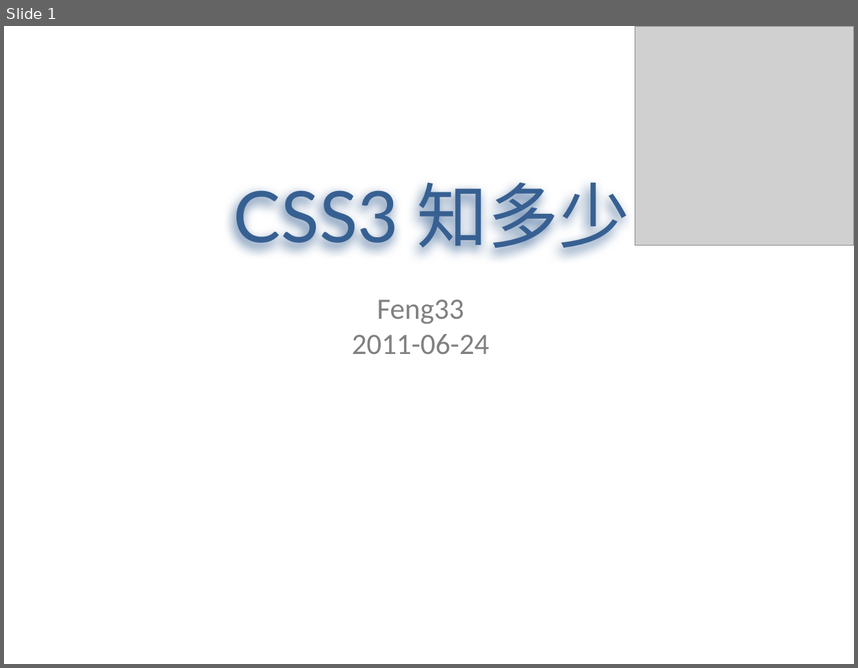
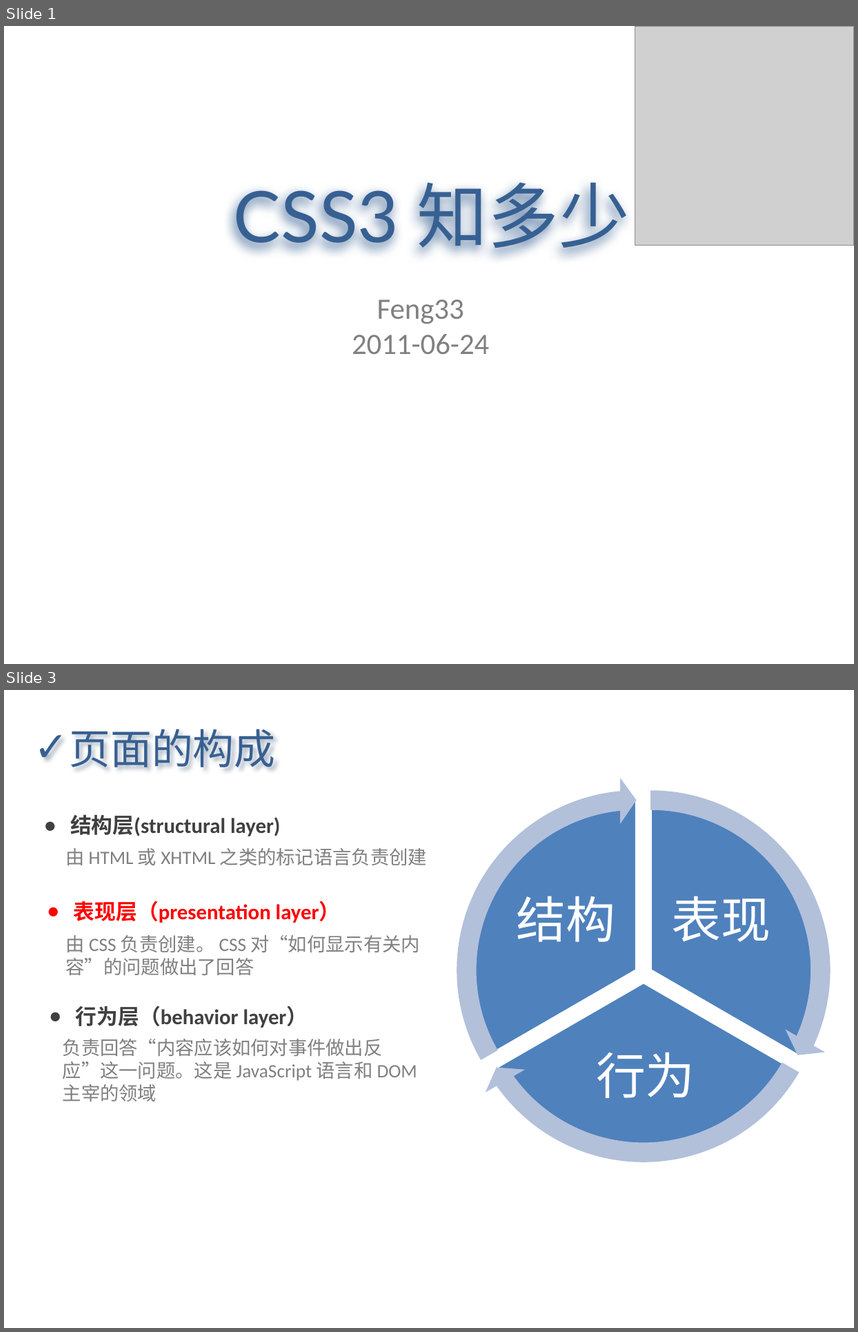
Before and after one commit to Letractively/feng33, a slide deck: ppt/css3知多少2011-06-23.pptx. Shown one above the other, each under a label of ours: slide 1 before the commit, slides 1 and 3 after it; the slides between them are not shown. The pictures are 858x668 and 858x1332 pixels, drawn with LibreOffice and Linux fonts; fonts in the diff are those of the drawing; grey boxes stand for pictures. Boxes give left, top, right and bottom in pixels: in the first picture for what was removed or moved away, otherwise in the second. Text is boxed around its words. In the diff, an @@ line names an element or a change of style, - is before the commit and + after.

```diff
--- a/ppt/css3知多少2011-06-23.pptx
+++ b/ppt/css3知多少2011-06-23.pptx
@@ slide 3 added at <box>4,690,854,1328</box>, background #FFFFFF @@
@@ text added at <box>69,729,276,767</box>, 35 pt, text #376092 @@
+✓ 页面的构成
@@ group added at <box>444,778,843,1174</box>: 3 pie slice (boxed as its full ellipse)s, 3 texts, 3 circular arrows @@
+表现
+行为
+结构
@@ text added at <box>70,815,280,836</box>, 18 pt, text #404040, bold @@
+● 结构层(structural layer)
@@ text added at <box>65,848,427,865</box>, 16 pt, text #808080 @@
+由 HTML 或 XHTML 之类的标记语言负责创建
@@ text added at <box>74,900,341,923</box>, 18 pt, text #FF0000, bold @@
+● 表现层（presentation layer）
@@ text added at <box>66,935,420,975</box>, 16 pt, text #808080 @@
+由 CSS 负责创建。 CSS 对“如何显示有关内容”的问题做出了回答
@@ text added at <box>76,1005,308,1027</box>, 18 pt, text #404040, bold @@
+● 行为层（behavior layer）
@@ text added at <box>63,1038,417,1101</box>, 16 pt, text #808080 @@
+负责回答“内容应该如何对事件做出反应”这一问题。这是 JavaScript 语言和 DOM 主宰的领域
```
Also in this commit, not shown: 12 slides changed, 5 other slides added, 1 slide removed, 37 other files.
